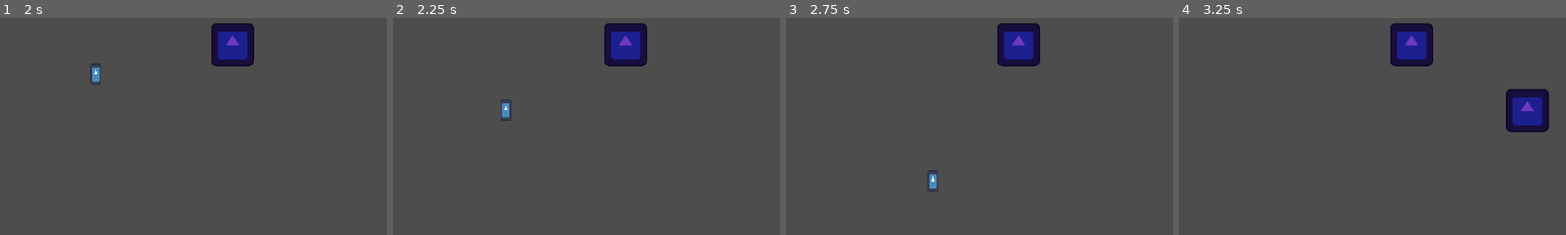
Above: before the commit, frames 1-4 (left to right).
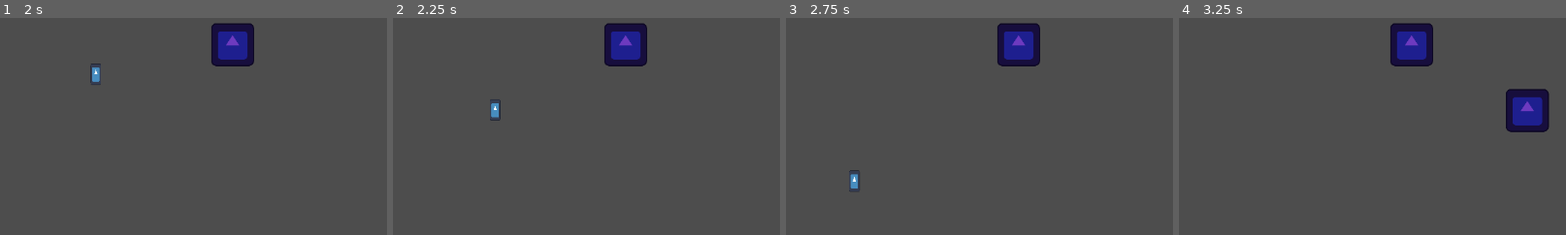
Above: after the commit, the same moments.

Repository: ygda-org/studio1
Game: Godot game, scene res://players/gravity_mage/gravity_mage.tscn
The game is run twice, just before and just after one commit, with the same random seed, the same clock (stepped at 60 frames per second) and the same inputs. This scene is started directly instead of the project's main scene. The engine's default icon, where the game draws it, is replaced by a stand-in: a white triangle on a blue panel in a dark square.
Inputs (mouse positions are % of the whole screen's width and height, from its top left):
- Up to frame 1 (2 s): tap Enter at 0.5 s; move the mouse to (72, 45) at 0.52 s; hold D (move_right) from 0.53 s (still down); click (72, 45) at 0.6 s; tap Space (jump) at 0.77, 1.52 s; move the mouse to (30, 55) at 1.27 s; right-click (30, 55) at 1.35 s
- Up to frame 2 (2.25 s): tap Space (jump) at 2 s; move the mouse to (60, 28) at 2.02 s; release D (move_right) at 2.03 s; hold A (move_left) from 2.03 s (still down); click (60, 28) at 2.1 s
- Up to frame 3 (2.75 s): keep holding A (move_left)
- Up to frame 4 (3.25 s): move the mouse to (45, 70) at 2.77 s; release A (move_left) at 2.78 s; hold D (move_right) from 2.78 s (still down); right-click (45, 70) at 2.85 s; tap Space (jump) at 3.02 s
The pictures show only the part of the screen within x 0-50%, y 49-99%; the shares and areas given below are measured in that part.

Frame 1 is identical in both runs. In frame 2, 0.4% of the frame differs, in the area x 25-31%, y 37-48%; in frame 3, 0.4%; in frame 4, nothing differs.

Commit message:
fix movement bug

Diff:
--- a/game/players/base_player.gd
+++ b/game/players/base_player.gd
@@ -41,7 +41,7 @@
 		else:
 			velocity.x = lerp(velocity.x, 0.0, DECELERATION)
 	else:
-		if direction and abs(velocity.x) < SPEED:
+		if direction and (abs(velocity.x) < SPEED or direction * velocity.x<=0):
 			velocity.x += acceleration_curve.sample(abs(velocity.x/SPEED)) * direction * ACCELERATION * delta * AIR_CONTROL
 		elif not direction:
 			velocity.x = lerp(velocity.x, 0.0, DECELERATION * AIR_CONTROL)
